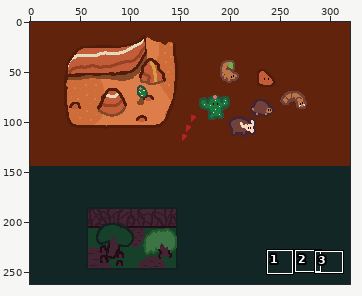
A pixel-art file gets an edit: sprites/biomes/biome_concepts.aseprite. The first picture is a wide view before the edit; the outline marks the close-up.
Close-up. The starting point:
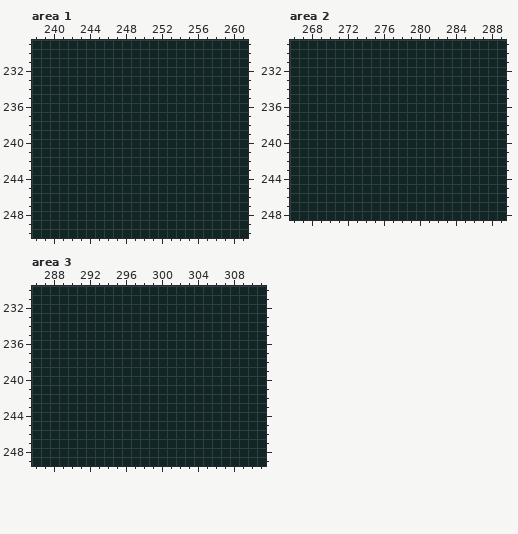
320x262 pixels, 1 frame. Colours within 5 levels of each other are drawn and written as one. Shown: area 1: x 238..261, y 229..250; area 2: x 266..289, y 229..248; area 3: x 286..311, y 230..249. The commit also changed other parts of the picture, which this record leaves out.
The same view after the edit:
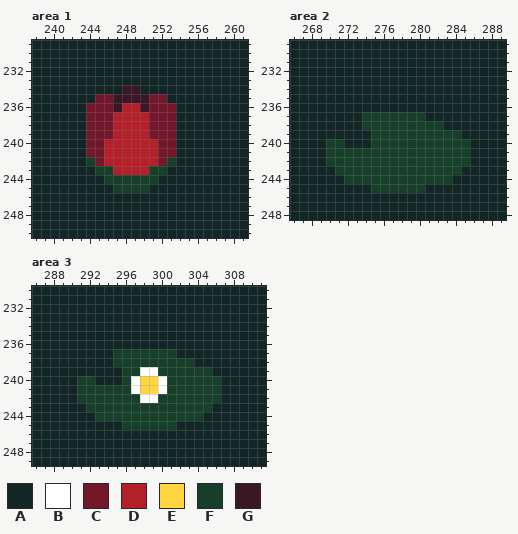
Palette (. is transparent): A #122626  B #ffffff  C #73172d  D #b4202a  E #ffd541  F #17402b  G #3b1725
The exact change:
Area 1:
y 234: x 248..249 AA -> GG
y 235: x 245..252 AAAAAAAA -> CCGGGGCC
y 236: x 244..253 AAAAAAAAAA -> CCCGDDGCCC
y 237..239: x 244..253 AAAAAAAAAA -> CCCDDDDCCC
y 240..241: x 244..253 AAAAAAAAAA -> CCDDDDDDCC
y 242: x 244..253 AAAAAAAAAA -> FCDDDDDDCF
y 243: x 245..252 AAAAAAAA -> FFDDDDFF
y 244: x 246..251 AAAAAA -> FFFFFF
y 245: x 247..250 AAAA -> FFFF
Area 2:
y 237: x 274..280 AAAAAAA -> FFFFFFF
y 238: x 274..282 AAAAAAAAA -> FFFFFFFFF
y 239: x 275..284 AAAAAAAAAA -> FFFFFFFFFF
y 240: x 270..271 AA -> FF; x 275..285 AAAAAAAAAAA -> FFFFFFFFFFF
y 241..242: x 270..285 AAAAAAAAAAAAAAAA -> FFFFFFFFFFFFFFFF
y 243: x 271..284 AAAAAAAAAAAAAA -> FFFFFFFFFFFFFF
y 244: x 272..283 AAAAAAAAAAAA -> FFFFFFFFFFFF
y 245: x 275..280 AAAAAA -> FFFFFF
Area 3:
y 237: x 295..301 AAAAAAA -> FFFFFFF
y 238: x 295..303 AAAAAAAAA -> FFFFFFFFF
y 239: x 296..305 AAAAAAAAAA -> FFBBFFFFFF
y 240: x 291..292 AA -> FF; x 296..306 AAAAAAAAAAA -> FBEEBFFFFFF
y 241: x 291..306 AAAAAAAAAAAAAAAA -> FFFFFFBEEBFFFFFF
y 242: x 291..306 AAAAAAAAAAAAAAAA -> FFFFFFFBBFFFFFFF
y 243: x 292..305 AAAAAAAAAAAAAA -> FFFFFFFFFFFFFF
y 244: x 293..304 AAAAAAAAAAAA -> FFFFFFFFFFFF
y 245: x 296..301 AAAAAA -> FFFFFF
Where, in picture pixels (left, top, right, bottom), the same in both close-ups:
changed: (86, 85, 176, 193)
changed: (326, 112, 470, 193)
changed: (77, 349, 221, 430)
